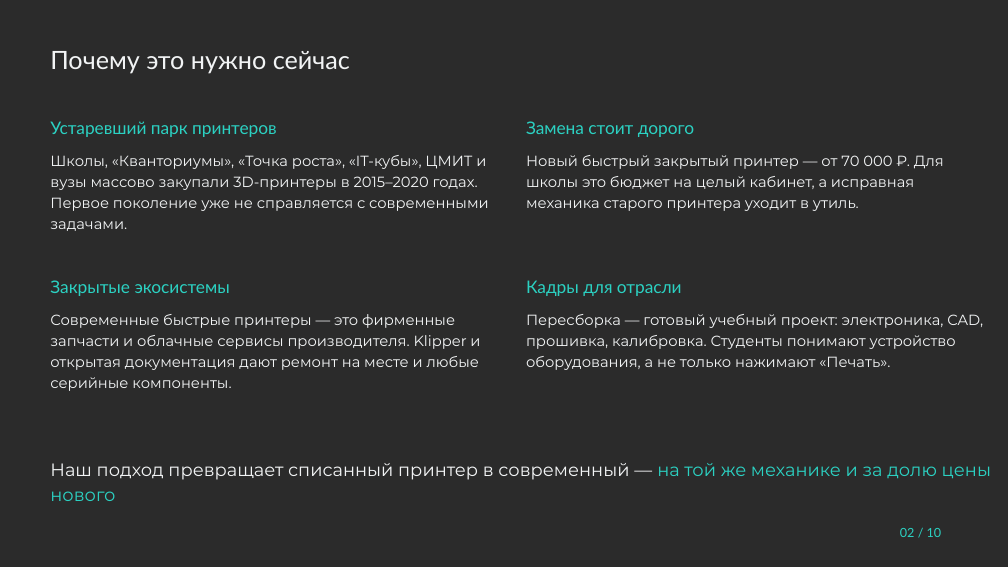
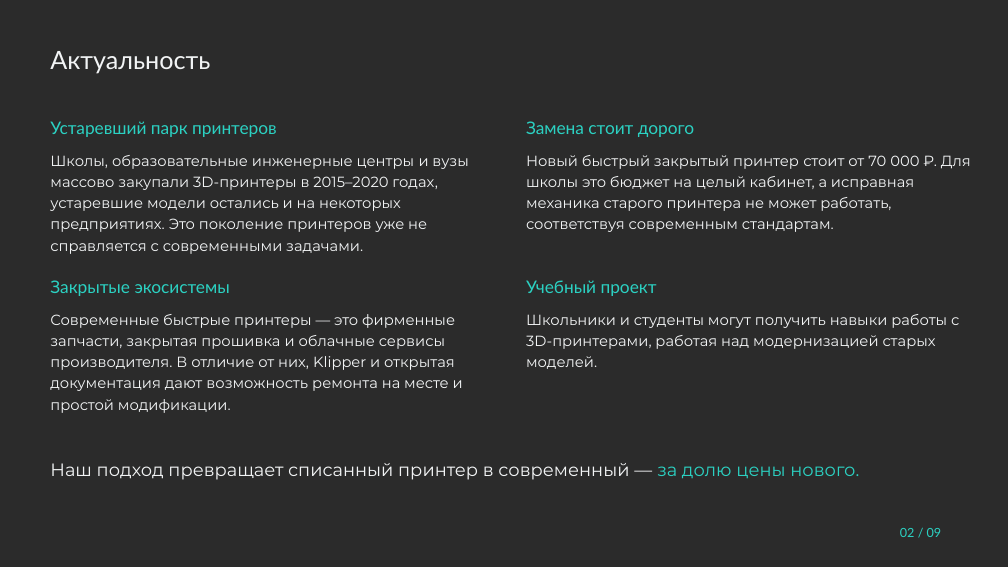
Before and after one commit to pmixay/3d-project, a slide deck: slide 2 of submission/Hercules_prezentaciya.pptx. Drawn at 1008x567 pixels with LibreOffice and Linux fonts; fonts in the diff are those of the drawing; background and template pictures are left out; a plain dark background stands for a picture behind light text. Boxes give left, top, right and bottom in pixels: in the first picture for what was removed or moved away, otherwise in the second. Text is boxed around its words. In the diff, an @@ line names an element or a change of style, - is before the commit and + after.

```diff
--- a/submission/Hercules_prezentaciya.pptx
+++ b/submission/Hercules_prezentaciya.pptx
@@ text at (50, 51, 210, 74): text changed @@
-Почему это нужно сейчас
+Актуальность
@@ text at (50, 155, 468, 254): text changed @@
-Школы, «Кванториумы», «Точка роста», «IT-кубы», ЦМИТ и вузы массово закупали 3D-принтеры в 2015–2020 годах. Первое поколение уже не справляется с современными задачами.
+Школы, образовательные инженерные центры и вузы массово закупали 3D-принтеры в 2015–2020 годах, устаревшие модели остались и на некоторых предприятиях. Это поколение принтеров уже не справляется с современными задачами.
@@ text at (526, 155, 971, 232): text changed @@
-Новый быстрый закрытый принтер — от 70 000 ₽. Для школы это бюджет на целый кабинет, а исправная механика старого принтера уходит в утиль.
+Новый быстрый закрытый принтер стоит от 70 000 ₽. Для школы это бюджет на целый кабинет, а исправная механика старого принтера не может работать, соответствуя современным стандартам.
@@ text at (526, 280, 657, 296): text changed @@
-Кадры для отрасли
+Учебный проект
@@ text at (50, 314, 463, 391): text changed @@
-Современные быстрые принтеры — это фирменные запчасти и облачные сервисы производителя. Klipper и открытая документация дают ремонт на месте и любые серийные компоненты.
+Современные быстрые принтеры — это фирменные запчасти, закрытая прошивка и облачные сервисы производителя. В отличие от них, Klipper и открытая документация дают возможность ремонта на месте и простой модификации.
@@ text at (526, 314, 959, 369): text changed @@
-Пересборка — готовый учебный проект: электроника, CAD, прошивка, калибровка. Студенты понимают устройство оборудования, а не только нажимают «Печать».
+Школьники и студенты могут получить навыки работы с 3D-принтерами, работая над модернизацией старых моделей.
@@ text at (50, 463, 859, 480): text changed @@
-Наш подход превращает списанный принтер в современный — на той же механике и за долю цены нового
+Наш подход превращает списанный принтер в современный — за долю цены нового.
@@ text at (900, 528, 942, 537): text changed @@
-02 / 10
+02 / 09
```
Also in this commit, not shown: 7 other slides changed, 1 slide added, 2 slides removed, 8 other files.
